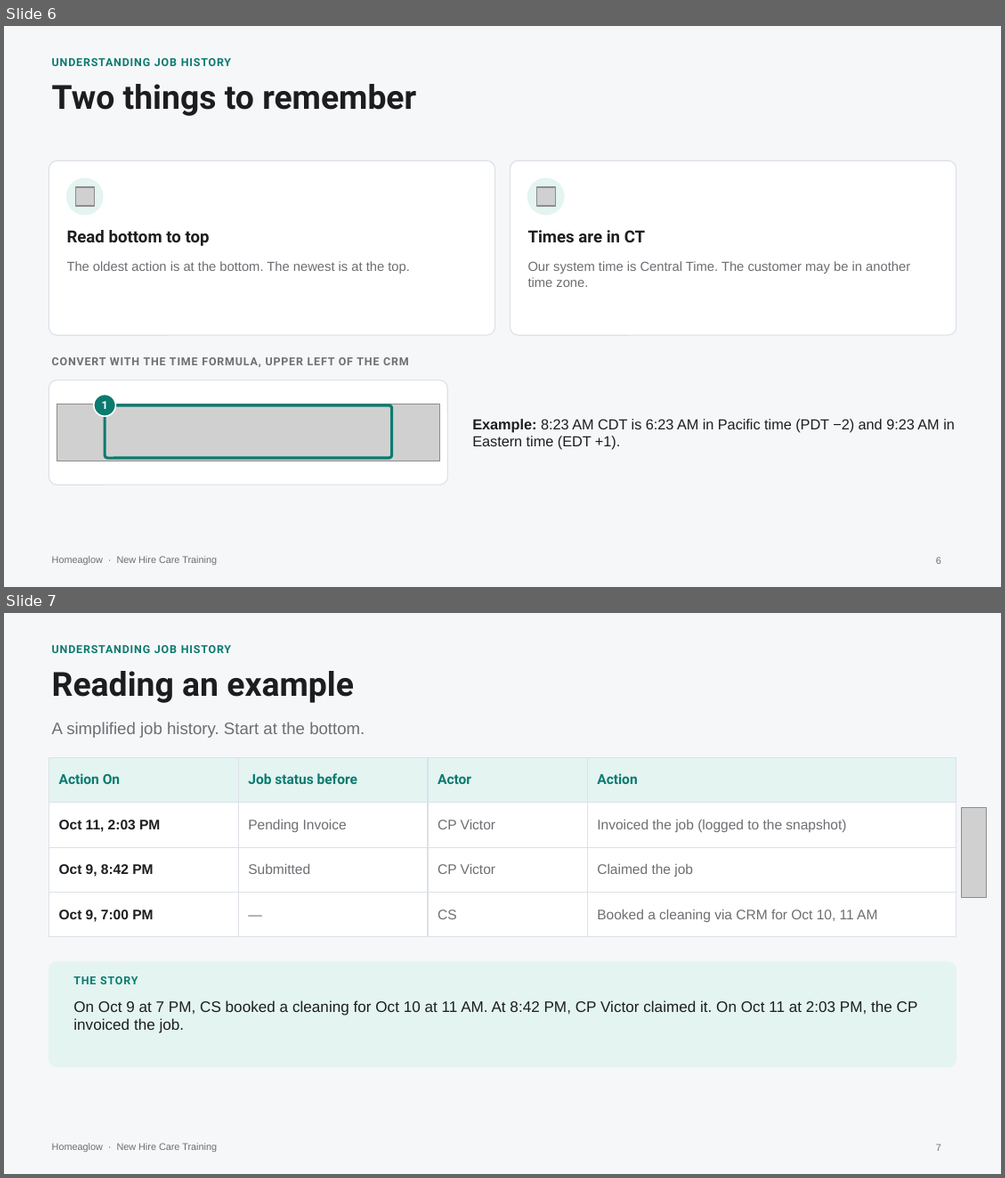
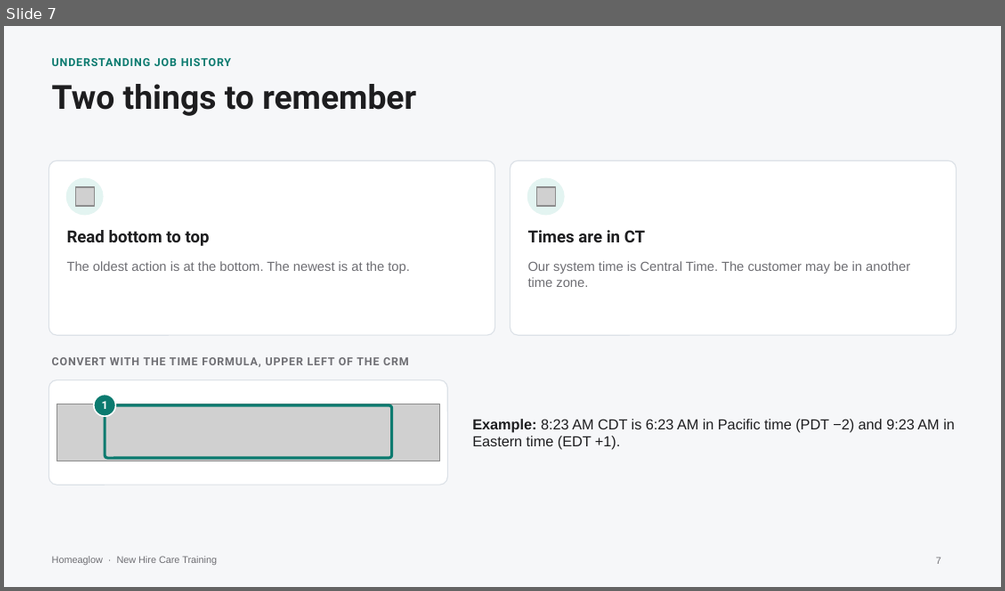
Before and after one commit to anjulimichelle/training, a slide deck: platform-mechanics/platform-operating-mechanics.pptx. Shown one above the other, each under a label of ours: slides 6 and 7 before the commit, slide 7 after it. The pictures are 1005x1178 and 1005x591 pixels, drawn with LibreOffice and Linux fonts; fonts in the diff are those of the drawing; grey boxes stand for pictures. Boxes give left, top, right and bottom in pixels: in the first picture for what was removed or moved away, otherwise in the second. Text is boxed around its words. In the diff, an @@ line names an element or a change of style, - is before the commit and + after.

```diff
--- a/platform-mechanics/platform-operating-mechanics.pptx
+++ b/platform-mechanics/platform-operating-mechanics.pptx
@@ slide 7 removed at (4, 613, 1001, 1174), background #F6F7F9; not listed: 1 template element that a slide beside it also shows @@
@@ text removed at (52, 645, 231, 653) @@
-UNDERSTANDING JOB HISTORY
@@ text removed at (52, 671, 354, 703) @@
-Reading an example
@@ text removed at (52, 722, 364, 738) @@
-A simplified job history. Start at the bottom.
@@ table removed at (48, 757, 956, 925), 4 rows, 4 columns @@
-Action On | Job status before | Actor | Action
-Oct 11, 2:03 PM | Pending Invoice | CP Victor | Invoiced the job (logged to the snapshot)
-Oct 9, 8:42 PM | Submitted | CP Victor | Claimed the job
-Oct 9, 7:00 PM | — | CS | Booked a cleaning via CRM for Oct 10, 11 AM
@@ picture removed at (961, 807, 986, 897) @@
@@ rounded rectangle removed at (48, 962, 956, 1067) @@
@@ text removed at (73, 976, 138, 984) @@
-THE STORY
@@ text removed at (73, 1000, 918, 1033) @@
-On Oct 9 at 7 PM, CS booked a cleaning for Oct 10 at 11 AM. At 8:42 PM, CP Victor claimed it. On Oct 11 at 2:03 PM, the CP invoiced the job.
@@ page number removed at (936, 1143, 941, 1151) @@
-7
@@ what was slide 6 is now slide 7 @@
@@ page number at (936, 556, 941, 564): text changed @@
-6
+7
```
Also in this commit, not shown: 2 slides changed, 4 slides added, 1 other slide removed, 4 other files.
